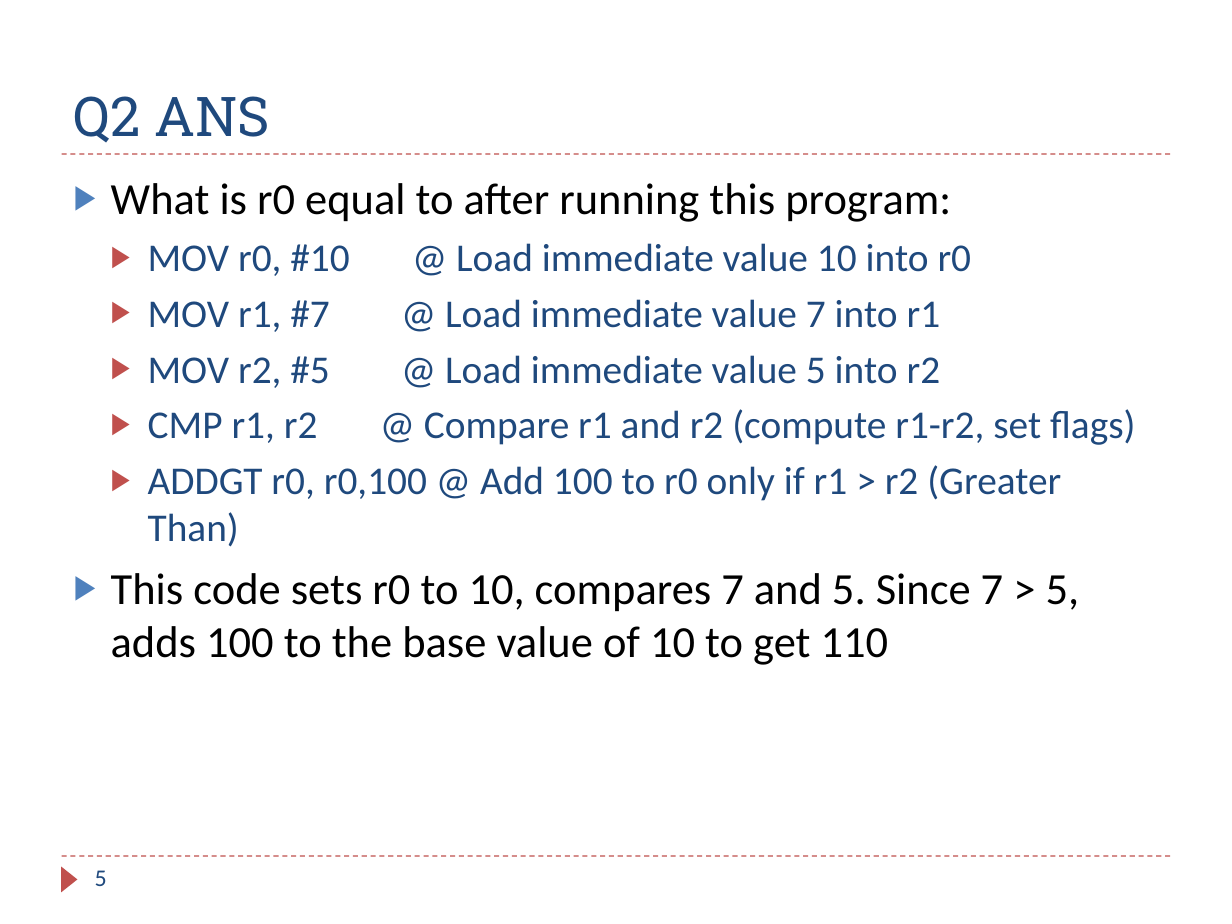
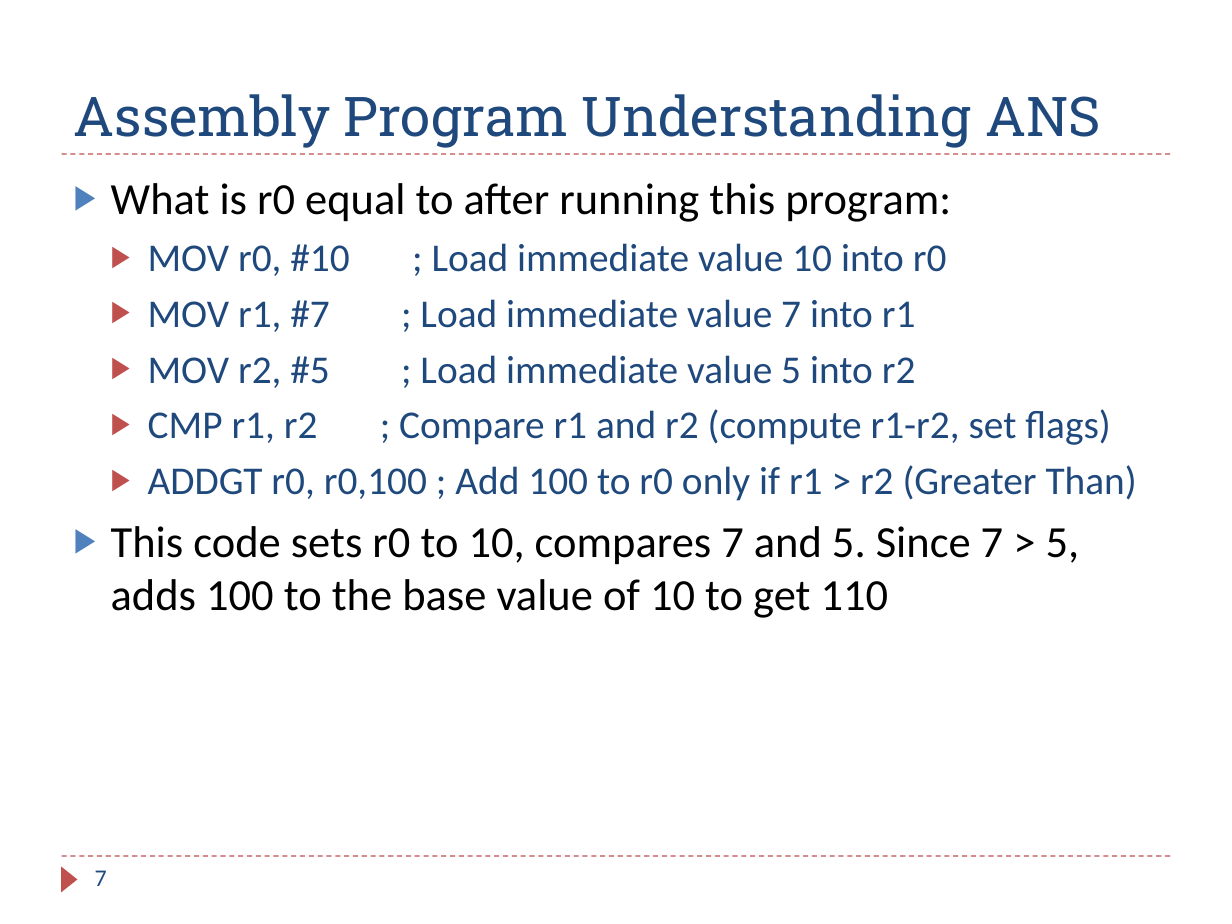
Before and after one commit to guhofstra/CSC111Fa25, a slide deck: slide 7 of PPTs/Ch6_ARM_Flow_Control_Exercises_ANS.pptx (slide 5 before the commit). Drawn at 1232x924 pixels with LibreOffice and Linux fonts; fonts in the diff are those of the drawing. Boxes give left, top, right and bottom in pixels: in the first picture for what was removed or moved away, otherwise in the second. Text is boxed around its words. In the diff, an @@ line names an element or a change of style, - is before the commit and + after.

```diff
--- a/PPTs/Ch6_ARM_Flow_Control_Exercises_ANS.pptx
+++ b/PPTs/Ch6_ARM_Flow_Control_Exercises_ANS.pptx
@@ title at (x1=74, y1=94, x2=1101, y2=148): text changed @@
-Q2 ANS
+Assembly Program Understanding ANS
@@ text at (x1=148, y1=243, x2=1137, y2=501): text changed @@
-  ▶ MOV r0, #10 @ Load immediate value 10 into r0
-  ▶ MOV r1, #7 @ Load immediate value 7 into r1
-  ▶ MOV r2, #5 @ Load immediate value 5 into r2
-  ▶ CMP r1, r2 @ Compare r1 and r2 (compute r1-r2, set flags)
-  ▶ ADDGT r0, r0,100 @ Add 100 to r0 only if r1 > r2 (Greater Than)
+  ▶ MOV r0, #10 ; Load immediate value 10 into r0
+  ▶ MOV r1, #7 ; Load immediate value 7 into r1
+  ▶ MOV r2, #5 ; Load immediate value 5 into r2
+  ▶ CMP r1, r2 ; Compare r1 and r2 (compute r1-r2, set flags)
+  ▶ ADDGT r0, r0,100 ; Add 100 to r0 only if r1 > r2 (Greater Than)
@@ page number at (x1=95, y1=870, x2=107, y2=886): text changed @@
-5
+7
```
Also in this commit, not shown: 11 other slides changed, 10 slides added, 17 other files.
